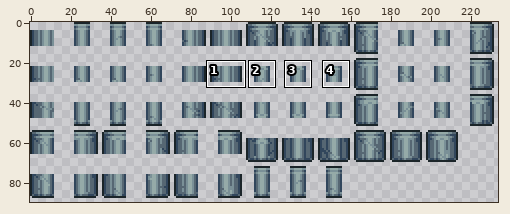
A sprite sheet gets an edit: Assets/Walls/Magike/SkarnBrickWall.png. Above: a wide view before the commit, with the close-up outlined.
Close-up. Before:
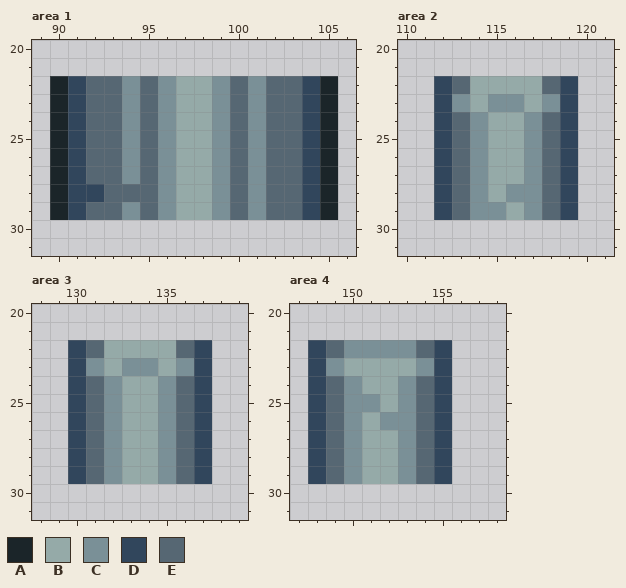
The file is 468x180 pixels, drawn in blocks of 2x2; one block is one cell here. Colours within 5 levels of each other are drawn and written as one. Shown: area 1: x 89..106, y 20..31; area 2: x 110..121, y 20..31; area 3: x 128..139, y 20..31; area 4: x 147..158, y 20..31. The commit also changed other parts of the picture, which this record leaves out.
Palette (. is transparent): A #1b2529  B #95aaa8  C #7a9097  D #31465c  E #566773
After:
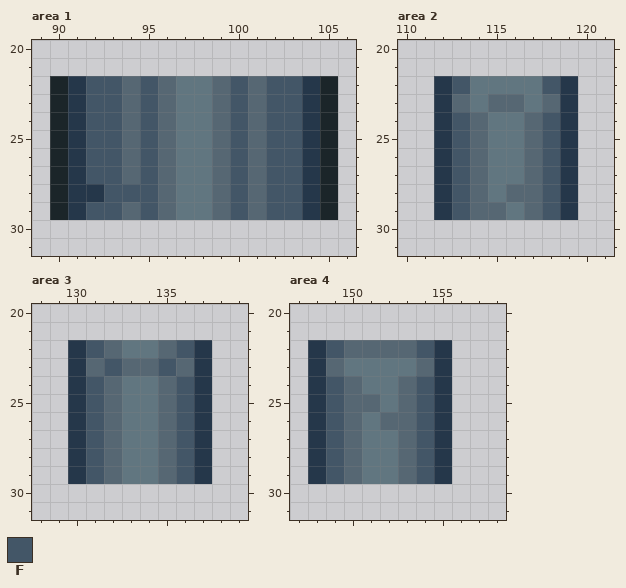
Colours new in this view: F #435667
Change:
{"colour":"B","old":"#95aaa8","new":"#617680"}
{"colour":"D","old":"#31465c","new":"#25374a"}
{"where": "area 1"}
{"y":22,"x":92,"old":"EECEC","new":"FFEFE"}
{"y":22,"x":99,"old":"CECEE","new":"EFEFF"}
{"y":23,"x":92,"old":"EECEC","new":"FFEFE"}
{"y":23,"x":99,"old":"CECEE","new":"EFEFF"}
{"y":24,"x":92,"old":"EECEC","new":"FFEFE"}
{"y":24,"x":99,"old":"CECEE","new":"EFEFF"}
{"y":25,"x":92,"old":"EECEC","new":"FFEFE"}
{"y":25,"x":99,"old":"CECEE","new":"EFEFF"}
{"y":26,"x":92,"old":"EECEC","new":"FFEFE"}
{"y":26,"x":99,"old":"CECEE","new":"EFEFF"}
{"y":27,"x":92,"old":"EECEC","new":"FFEFE"}
{"y":27,"x":99,"old":"CECEE","new":"EFEFF"}
{"y":28,"x":93,"old":"EEEC","new":"FFFE"}
{"y":28,"x":99,"old":"CECEE","new":"EFEFF"}
{"y":29,"x":92,"old":"EECEC","new":"FFEFE"}
{"y":29,"x":99,"old":"CECEE","new":"EFEFF"}
{"where": "area 2"}
{"y":22,"x":113,"old":"E","new":"F"}
{"y":22,"x":118,"old":"E","new":"F"}
{"y":23,"x":113,"old":"C","new":"E"}
{"y":23,"x":115,"old":"CC","new":"EE"}
{"y":23,"x":118,"old":"C","new":"E"}
{"y":24,"x":113,"old":"EC","new":"FE"}
{"y":24,"x":117,"old":"CE","new":"EF"}
{"y":25,"x":113,"old":"EC","new":"FE"}
{"y":25,"x":117,"old":"CE","new":"EF"}
{"y":26,"x":113,"old":"EC","new":"FE"}
{"y":26,"x":117,"old":"CE","new":"EF"}
{"y":27,"x":113,"old":"EC","new":"FE"}
{"y":27,"x":117,"old":"CE","new":"EF"}
{"y":28,"x":113,"old":"EC","new":"FE"}
{"y":28,"x":116,"old":"CCE","new":"EEF"}
{"y":29,"x":113,"old":"ECC","new":"FEE"}
{"y":29,"x":117,"old":"CE","new":"EF"}
{"where": "area 3"}
{"y":22,"x":131,"old":"EB","new":"FE"}
{"y":22,"x":135,"old":"BE","new":"EF"}
{"y":23,"x":131,"old":"CBCCBC","new":"EFEEFE"}
{"y":24,"x":131,"old":"EC","new":"FE"}
{"y":24,"x":135,"old":"CE","new":"EF"}
{"y":25,"x":131,"old":"EC","new":"FE"}
{"y":25,"x":135,"old":"CE","new":"EF"}
{"y":26,"x":131,"old":"EC","new":"FE"}
{"y":26,"x":135,"old":"CE","new":"EF"}
{"y":27,"x":131,"old":"EC","new":"FE"}
{"y":27,"x":135,"old":"CE","new":"EF"}
{"y":28,"x":131,"old":"EC","new":"FE"}
{"y":28,"x":135,"old":"CE","new":"EF"}
{"y":29,"x":131,"old":"EC","new":"FE"}
{"y":29,"x":135,"old":"CE","new":"EF"}
{"where": "area 4"}
{"y":22,"x":149,"old":"ECCCCE","new":"FEEEEF"}
{"y":23,"x":149,"old":"C","new":"E"}
{"y":23,"x":154,"old":"C","new":"E"}
{"y":24,"x":149,"old":"EC","new":"FE"}
{"y":24,"x":153,"old":"CE","new":"EF"}
{"y":25,"x":149,"old":"ECC","new":"FEE"}
{"y":25,"x":153,"old":"CE","new":"EF"}
{"y":26,"x":149,"old":"EC","new":"FE"}
{"y":26,"x":152,"old":"CCE","new":"EEF"}
{"y":27,"x":149,"old":"EC","new":"FE"}
{"y":27,"x":153,"old":"CE","new":"EF"}
{"y":28,"x":149,"old":"EC","new":"FE"}
{"y":28,"x":153,"old":"CE","new":"EF"}
{"y":29,"x":149,"old":"EC","new":"FE"}
{"y":29,"x":153,"old":"CE","new":"EF"}
{"label":"changed","picture_box":[68,76,320,220]}
{"label":"changed","picture_box":[434,76,578,220]}
{"label":"changed","picture_box":[68,340,212,484]}
{"label":"changed","picture_box":[308,340,452,484]}
